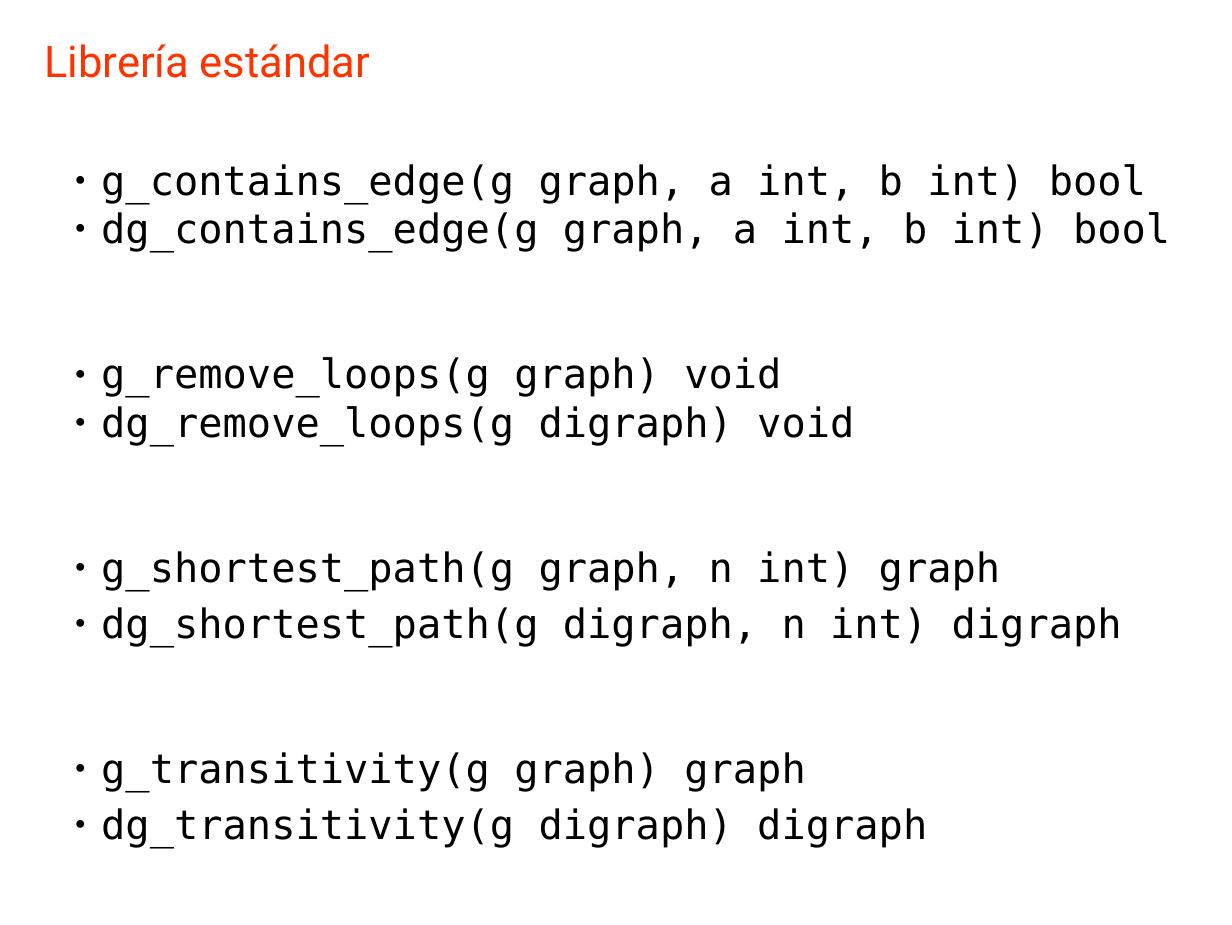
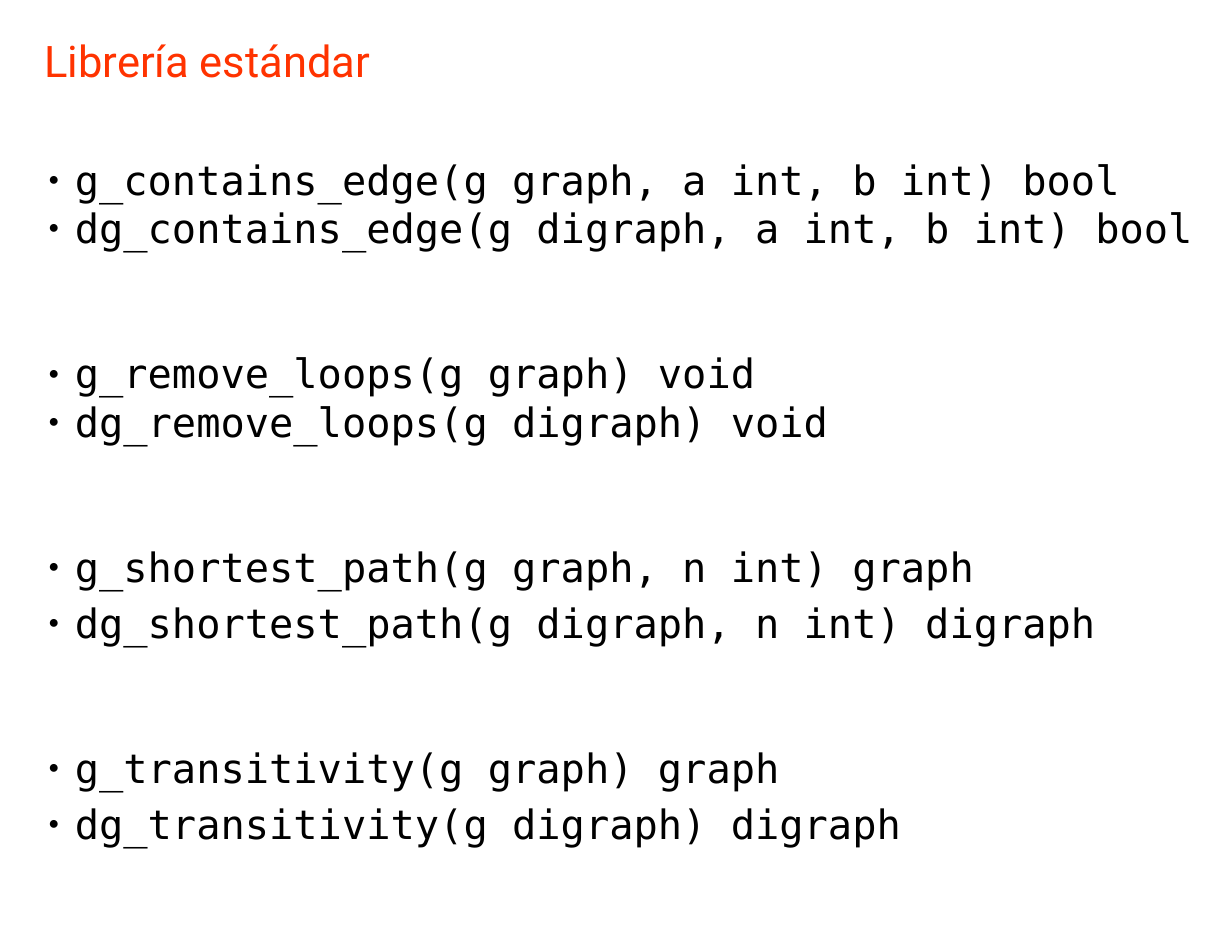
Before and after one commit to GAPM/cg, a slide deck: slide 37 of doc/CG.odp (slide 38 before the commit). Drawn at 1232x925 pixels with LibreOffice and Linux fonts; fonts in the diff are those of the drawing. Boxes give left, top, right and bottom in pixels: in the first picture for what was removed or moved away, otherwise in the second. Text is boxed around its words. In the diff, an @@ line names an element or a change of style, - is before the commit and + after.

```diff
--- a/doc/CG.odp
+++ b/doc/CG.odp
@@ text "g_contains_edge(g graph, a int, b ...": place and size @@
-text "g_contains_edge(g graph, a int, b ..." at box(101, 164, 1170, 848)
+text "g_contains_edge(g graph, a int, b ..." at box(75, 164, 1192, 848)
@@ text at box(75, 212, 1192, 252): text changed @@
-● dg_contains_edge(g graph, a int, b int) bool
+● dg_contains_edge(g digraph, a int, b int) bool
```
Also in this commit, not shown: 11 other slides changed, 1 slide added, 6 slides removed.
